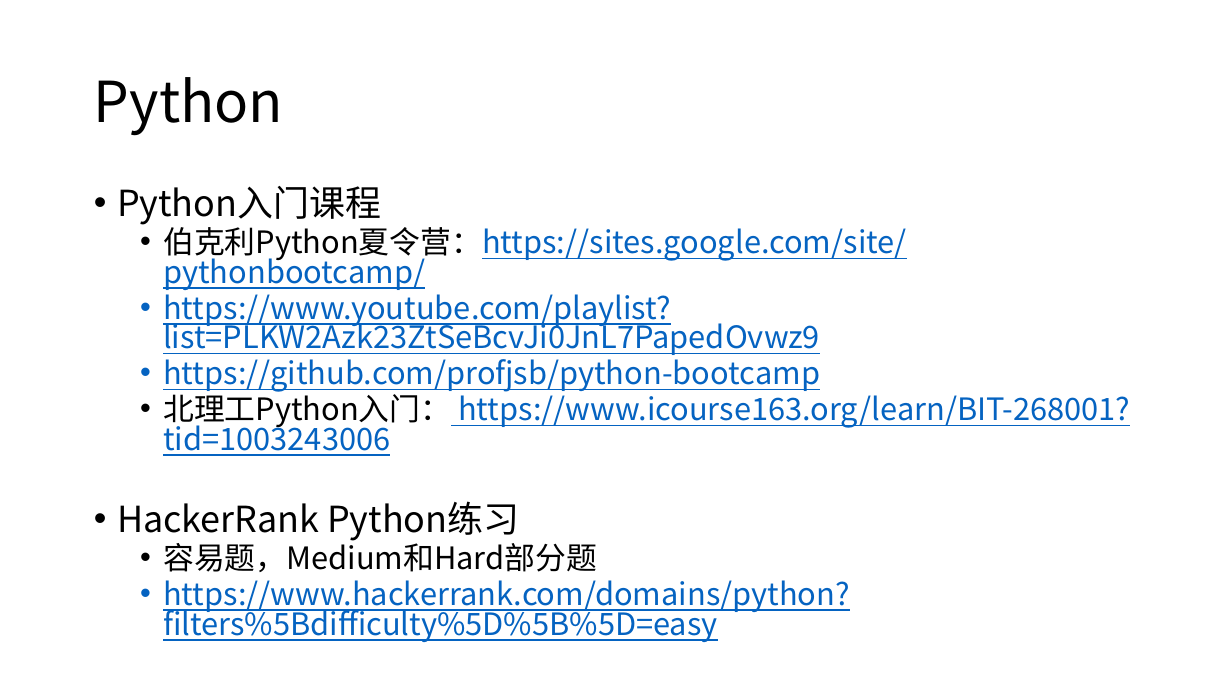
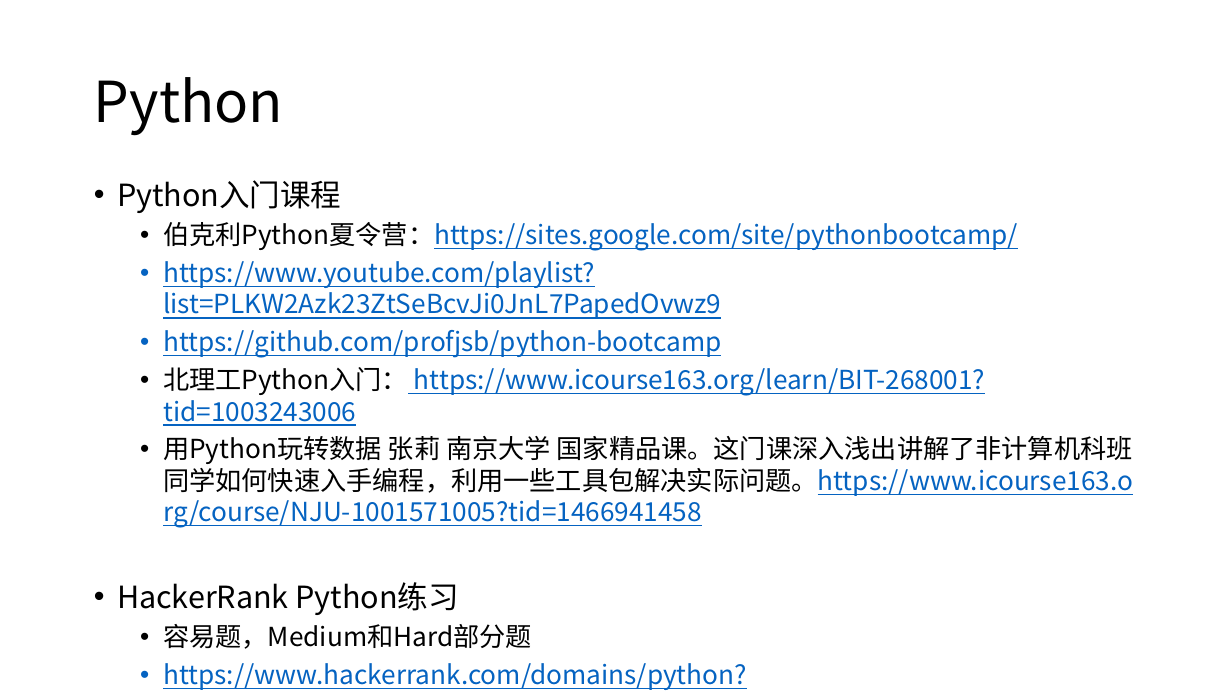
Before and after one commit to yishuai/spark, a slide deck: slide 3 of lab/ppt/2-rdd-df.pptx. Drawn at 1232x693 pixels with LibreOffice and Linux fonts; fonts in the diff are those of the drawing. Boxes give left, top, right and bottom in pixels: in the first picture for what was removed or moved away, otherwise in the second. Text is boxed around its words. In the diff, an @@ line names an element or a change of style, - is before the commit and + after.

```diff
--- a/lab/ppt/2-rdd-df.pptx
+++ b/lab/ppt/2-rdd-df.pptx
@@ text at box(117, 180, 1018, 690): size 28 to 23.8 pt in "Python入门课程", "HackerRank Python练习"; size 24 to 20.4 pt in "伯克利Python夏令营：https://sites.google.com/site/pythonbootcamp/", "https://www.youtube.com/playlist?list=PLKW2Azk23ZtSeBcvJi0Jn ...", "https://github.com/profjsb/python-bootcamp", "北理工Python入门： https://www.icourse163.org/learn/BIT-268001?tid ..." and 2 more places; line spacing 0.8 to 1 @@
@@ text at box(163, 436, 1133, 528): paragraph added @@
+  • 用Python玩转数据 张莉 南京大学 国家精品课。这门课深入浅出讲解了非计算机科班同学如何快速入手编程，利用一些工具包解决实际问题。https://www.icourse163.org/course/NJU-1001571005?tid=1466941458
```
Also in this commit, not shown: 1 other file.
